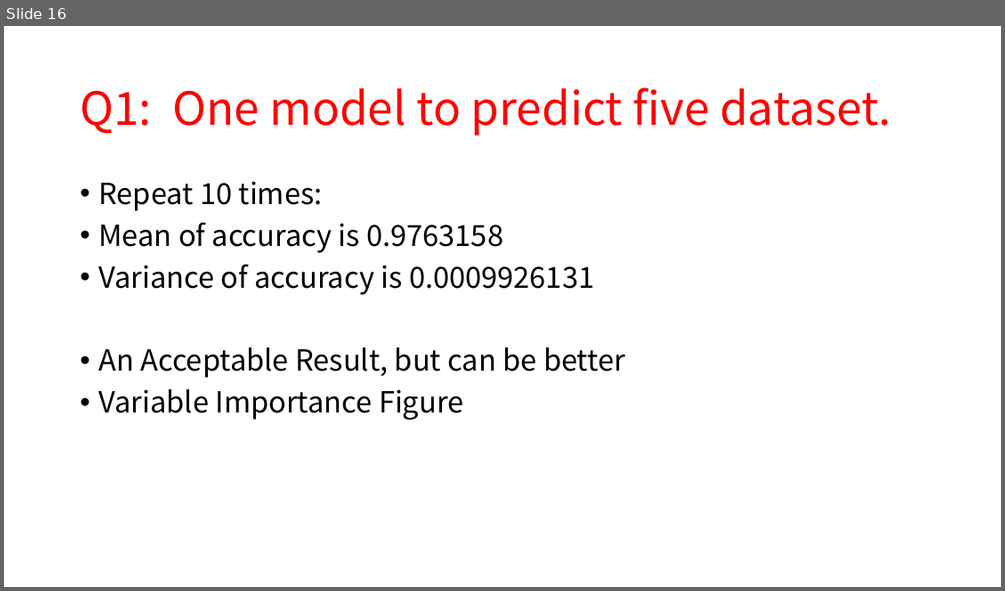
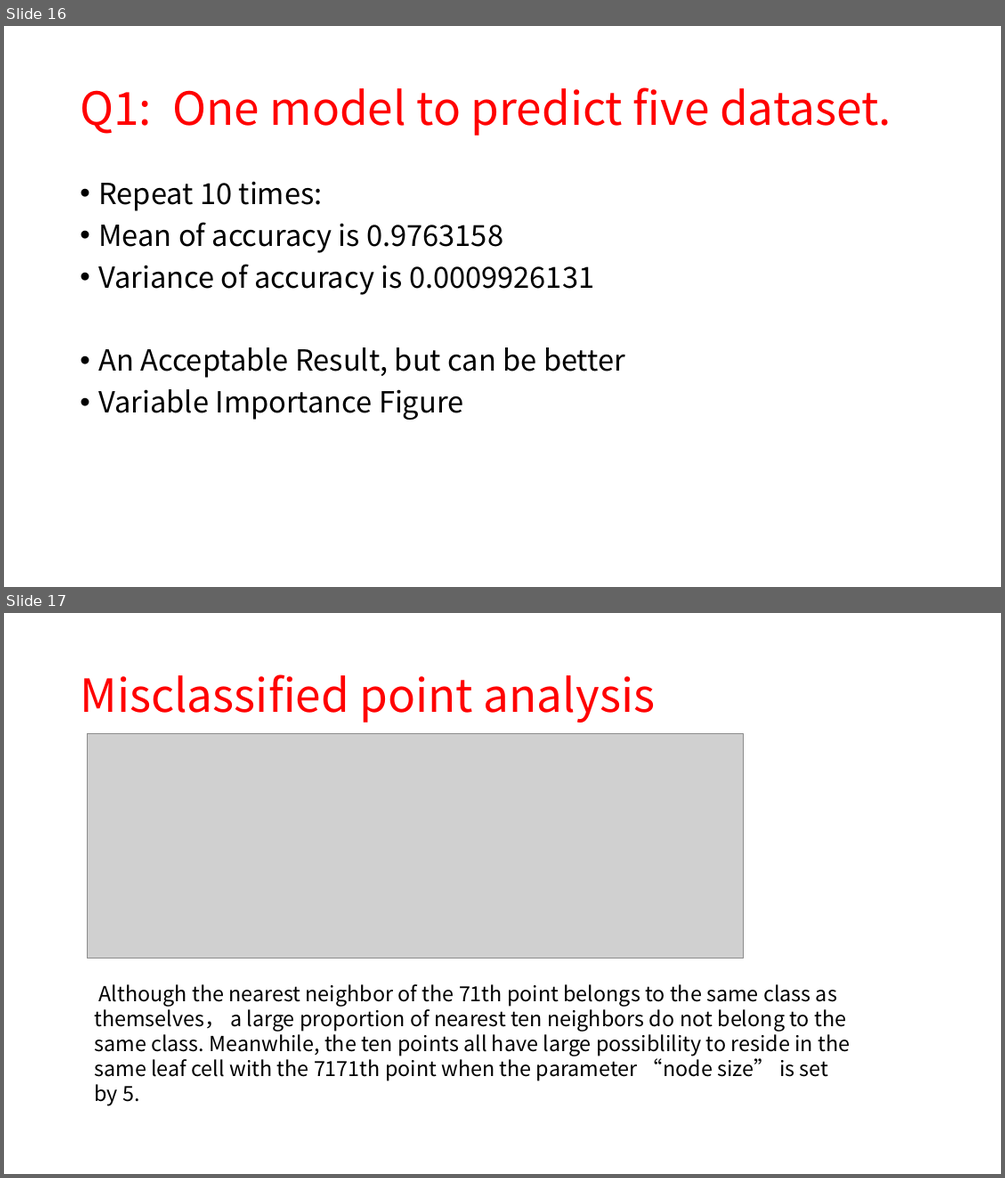
Before and after one commit to hongwei-wen/QCM_detectors, a slide deck: PPT/QCM.pptx. Shown one above the other, each under a label of ours: slide 16 before the commit, slides 16 and 17 after it. The pictures are 1005x591 and 1005x1178 pixels, drawn with LibreOffice and Linux fonts; fonts in the diff are those of the drawing; grey boxes stand for pictures. Boxes give left, top, right and bottom in pixels: in the first picture for what was removed or moved away, otherwise in the second. Text is boxed around its words. In the diff, an @@ line names an element or a change of style, - is before the commit and + after.

```diff
--- a/PPT/QCM.pptx
+++ b/PPT/QCM.pptx
@@ slide 17 added at (4, 613, 1001, 1174), background #FFFFFF @@
@@ title added at (80, 674, 655, 722), 44 pt, text #FF0000 @@
+Misclassified point analysis
@@ picture added at (87, 734, 744, 958) @@
@@ text added at (94, 984, 850, 1081), 20 pt, text #000000 @@
+Although the nearest neighbor of the 71th point belongs to the same class as themselves， a large proportion of nearest ten neighbors do not belong to the same class. Meanwhile, the ten points all have large possiblility to reside in the same leaf cell with the 7171th point when the parameter “node size” is set by 5.
```
Also in this commit, not shown: 1 slide changed, 2 other slides added, 12 other files.
